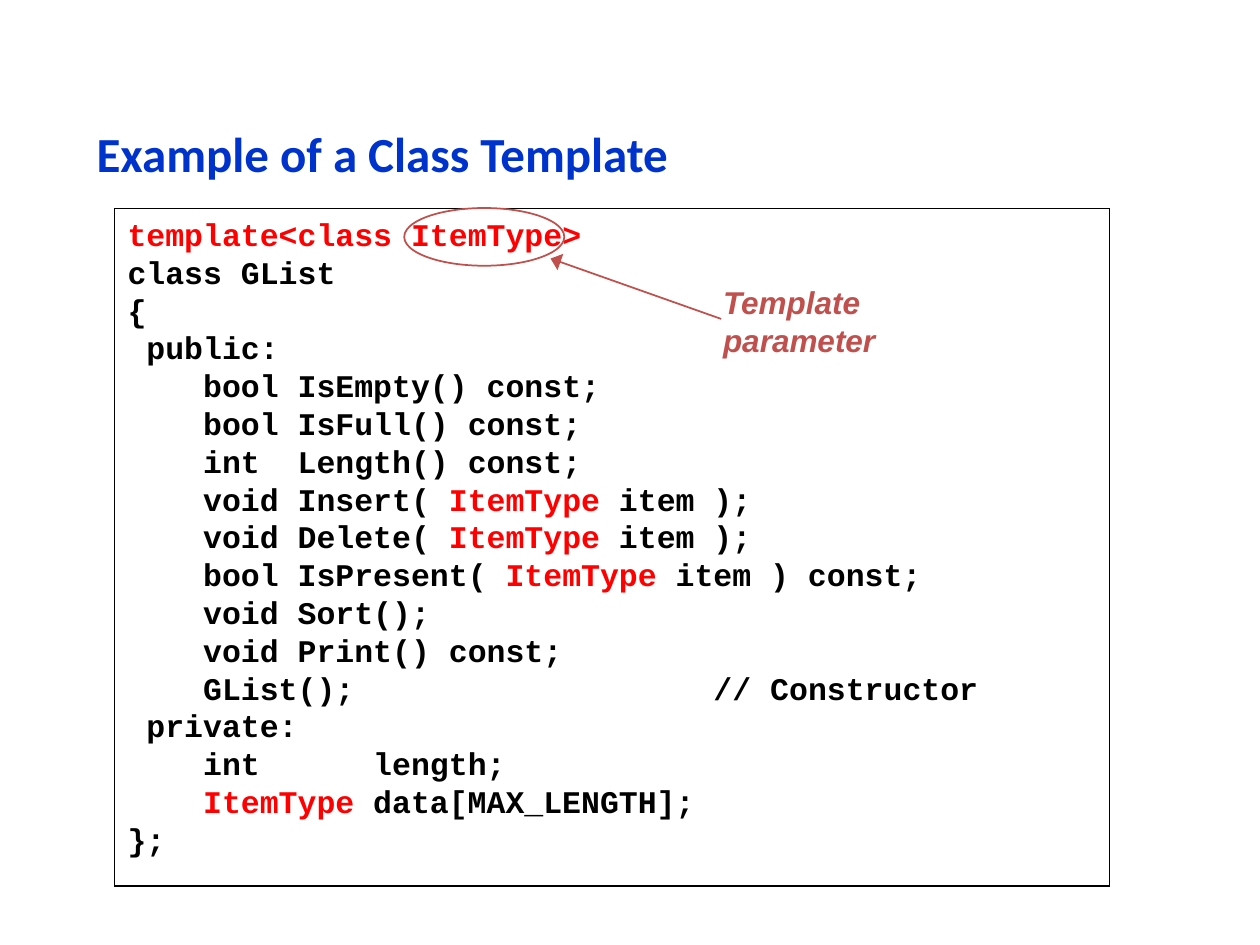
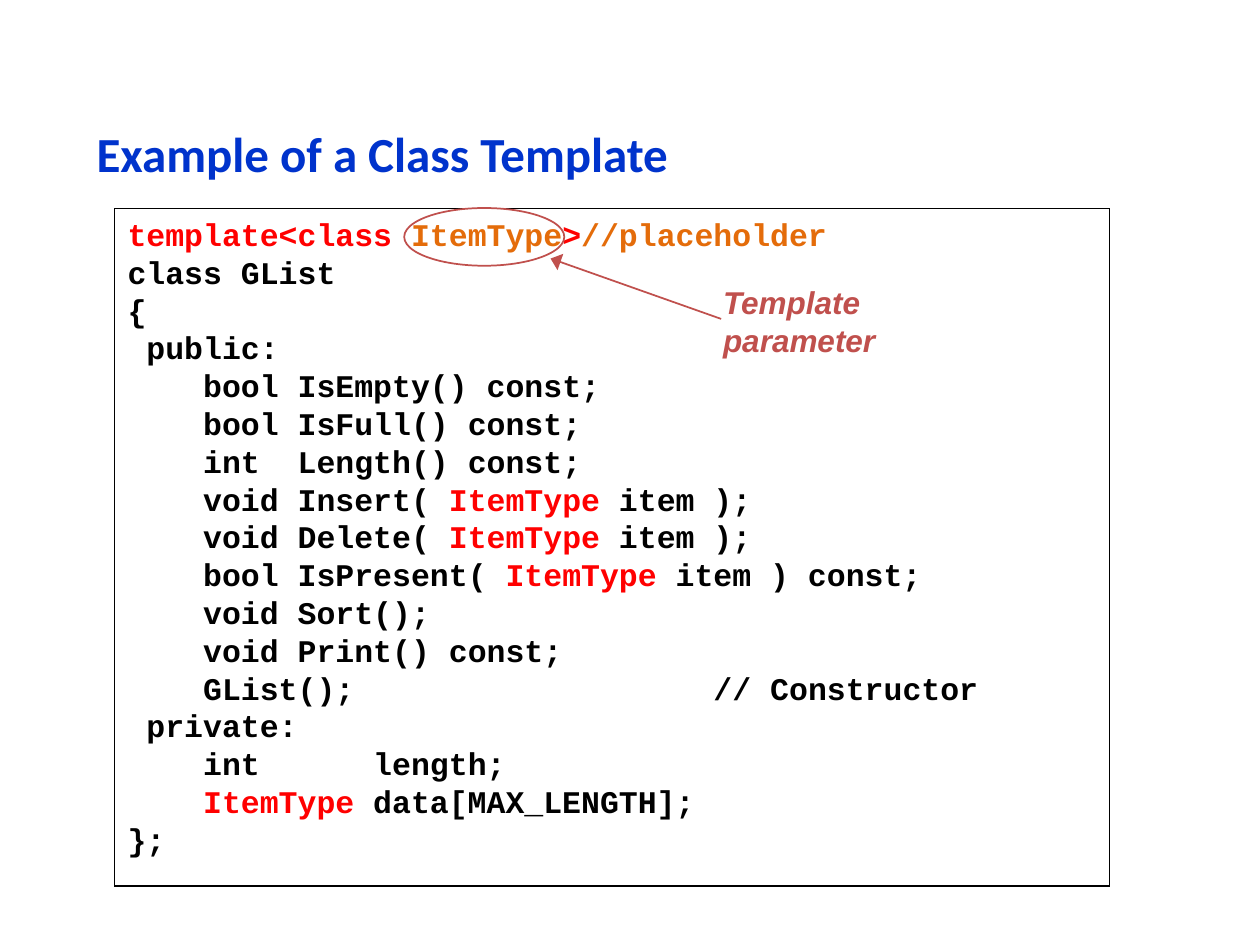
Before and after one commit to gabywang/FRE6883, a slide deck: slide 81 of Slides/Part 2-Financial Applications Using Data Structures, Templates and Design Patterns.pptx. Drawn at 1260x945 pixels with LibreOffice and Linux fonts; fonts in the diff are those of the drawing; background and template pictures are left out. Boxes give left, top, right and bottom in pixels: in the first picture for what was removed or moved away, otherwise in the second. Text is boxed around its words. In the diff, an @@ line names an element or a change of style, - is before the commit and + after.

```diff
--- a/Slides/Part 2-Financial Applications Using Data Structures, Templates and Design Patterns.pptx
+++ b/Slides/Part 2-Financial Applications Using Data Structures, Templates and Design Patterns.pptx
@@ text in rectangle at (128, 223, 827, 255): text changed; text colour #FF0000 to #E46C0A @@
-template<class ItemType>
+template<class ItemType>//placeholder
```
Also in this commit, not shown: 57 other slides changed.
